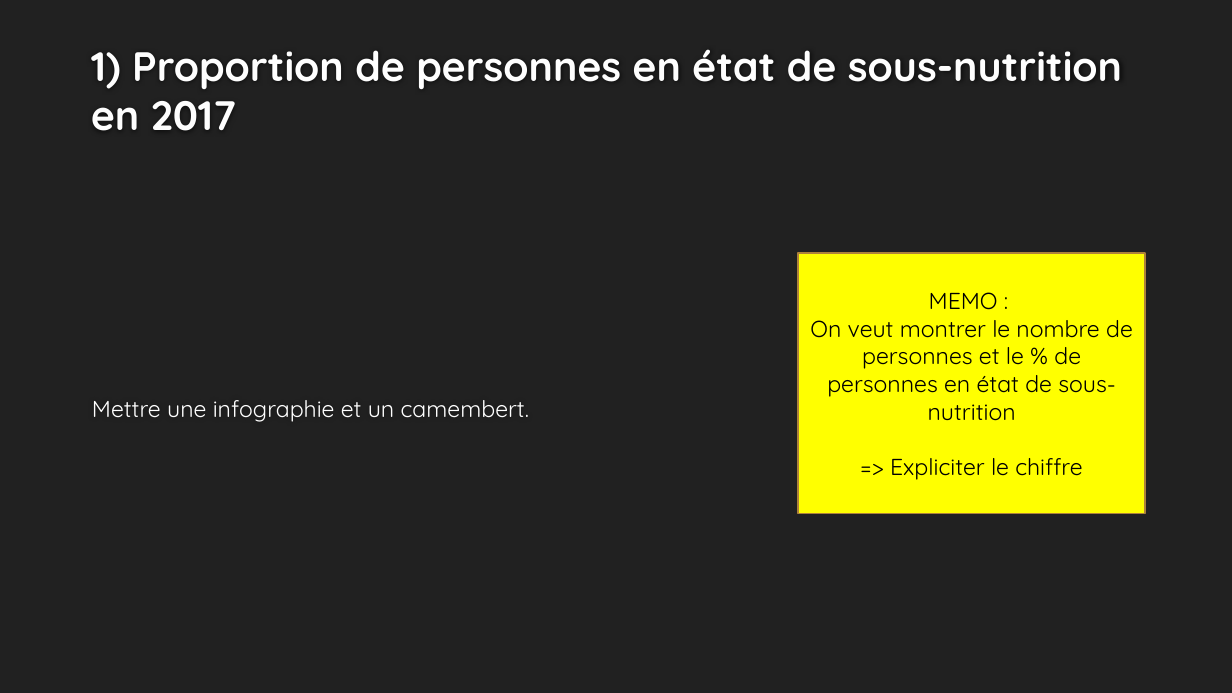
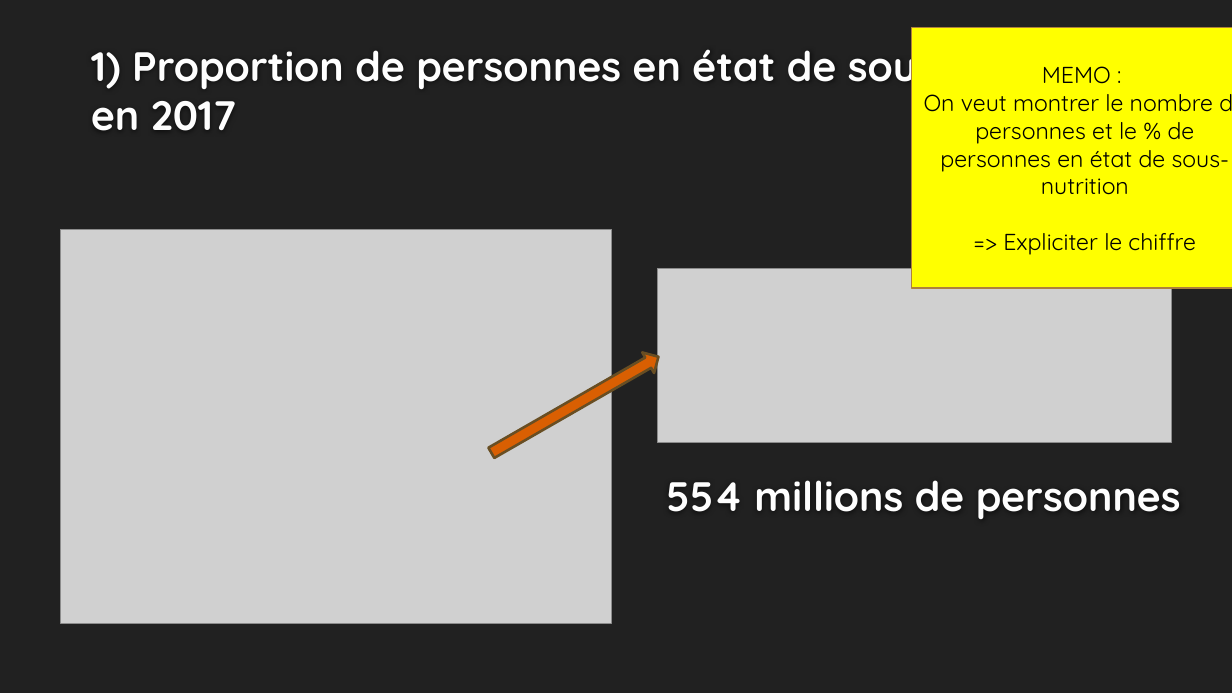
Before and after one commit to ziedbelhocine/Cours-OC, a slide deck: slide 4 of Data_Analyst/Projet_4/Template+de+présentation_Faim_monde-V2.pptx. Drawn at 1232x693 pixels with LibreOffice and Linux fonts; fonts in the diff are those of the drawing; grey boxes stand for pictures; background and template pictures are left out. Boxes give left, top, right and bottom in pixels: in the first picture for what was removed or moved away, otherwise in the second. Text is boxed around its words. In the diff, an @@ line names an element or a change of style, - is before the commit and + after.

```diff
--- a/Data_Analyst/Projet_4/Template+de+présentation_Faim_monde-V2.pptx
+++ b/Data_Analyst/Projet_4/Template+de+présentation_Faim_monde-V2.pptx
@@ rectangle "MEMO :": place and size @@
-rectangle "MEMO :" at (799,253,1145,514)
+rectangle "MEMO :" at (911,28,1232,288)
@@ picture added at (60,229,612,623) @@
@@ picture added at (657,269,1172,443) @@
@@ right arrow added at (486,346,665,463), fill #D95F02, outline #694E24 2 pt @@
@@ text removed at (92,400,529,422) @@
-Mettre une infographie et un camembert.
@@ text added at (666,480,1181,519), 32 pt, text #FEFEFE, bold @@
+554 millions de personnes
```
Also in this commit, not shown: 12 other slides changed, 11 other files.
